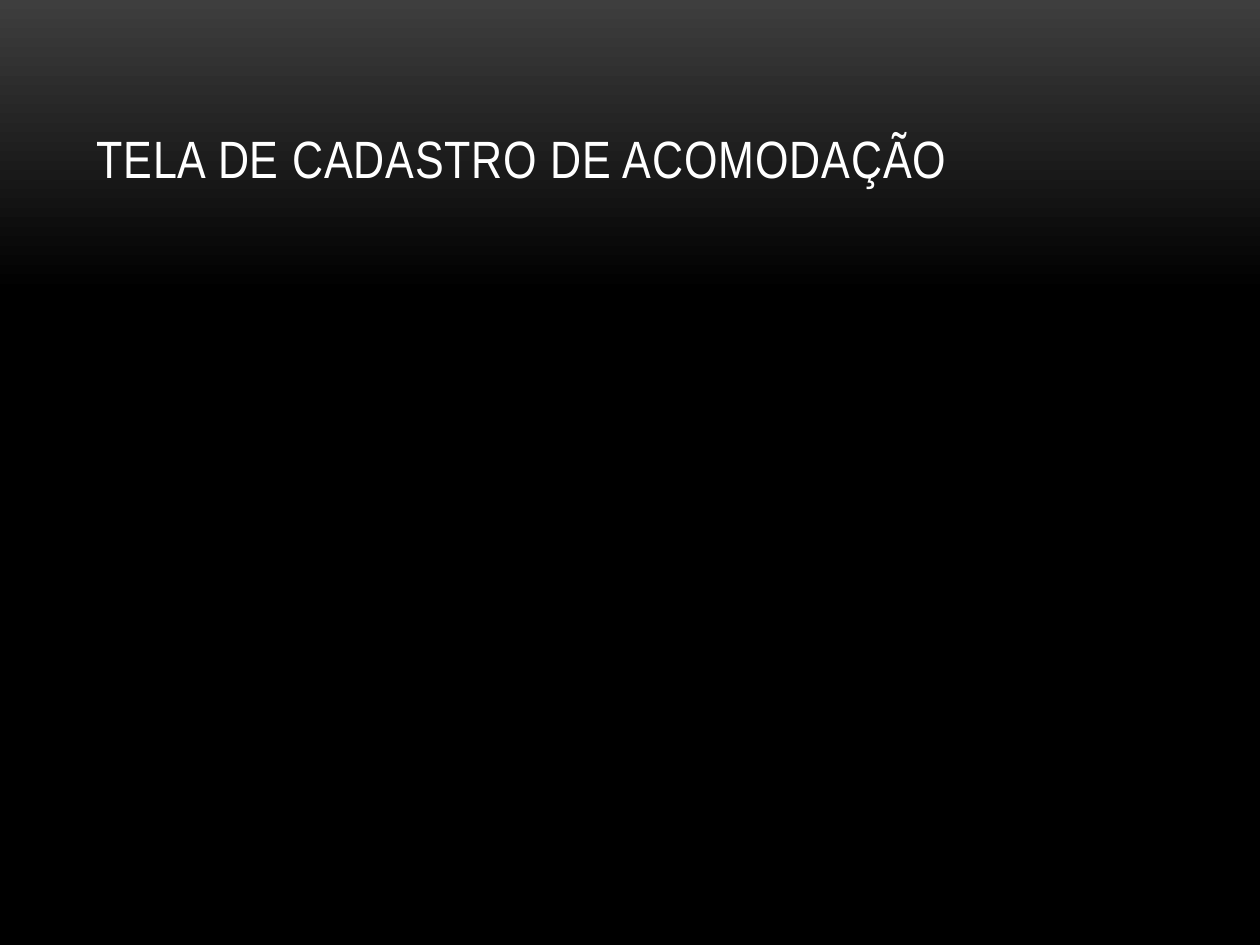
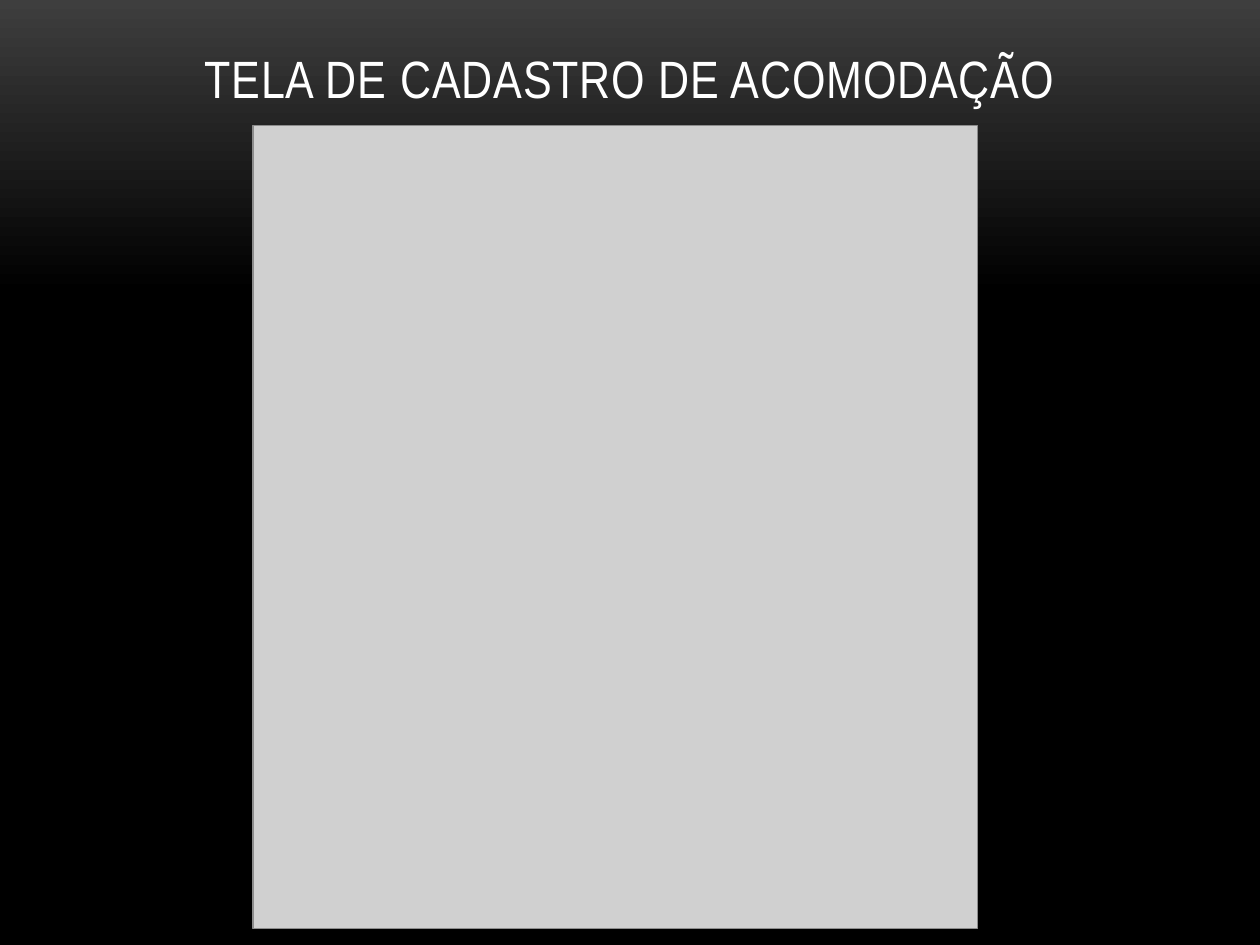
Before and after one commit to brunoemer/cooptel-ucs, a slide deck: slide 10 of Documentos/ApresentaçãoCiclo1.pptx (slide 8 before the commit). Drawn at 1260x945 pixels with LibreOffice and Linux fonts; fonts in the diff are those of the drawing; grey boxes stand for pictures; background and template pictures are left out. Boxes give left, top, right and bottom in pixels: in the first picture for what was removed or moved away, otherwise in the second. Text is boxed around its words. In the diff, an @@ line names an element or a change of style, - is before the commit and + after.

```diff
--- a/Documentos/ApresentaçãoCiclo1.pptx
+++ b/Documentos/ApresentaçãoCiclo1.pptx
@@ title "TELA DE CADASTRO DE ACOMODAÇÃO" at [204,55,1054,108]: alignment left to centre @@
@@ picture added at [253,125,978,929] @@
```
Also in this commit, not shown: 3 other slides changed, 4 slides added.
